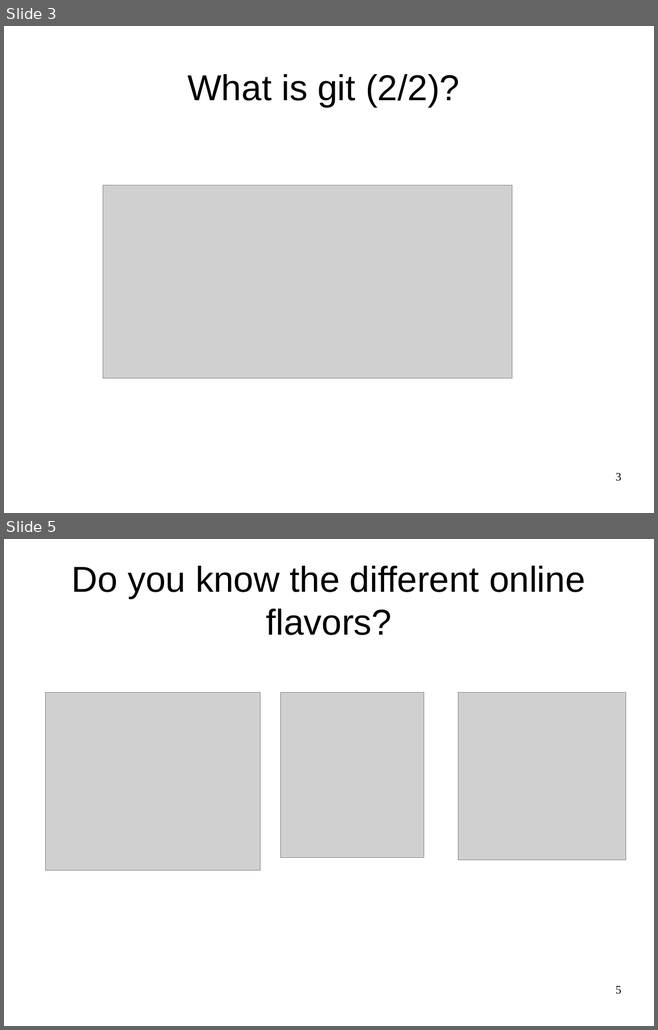
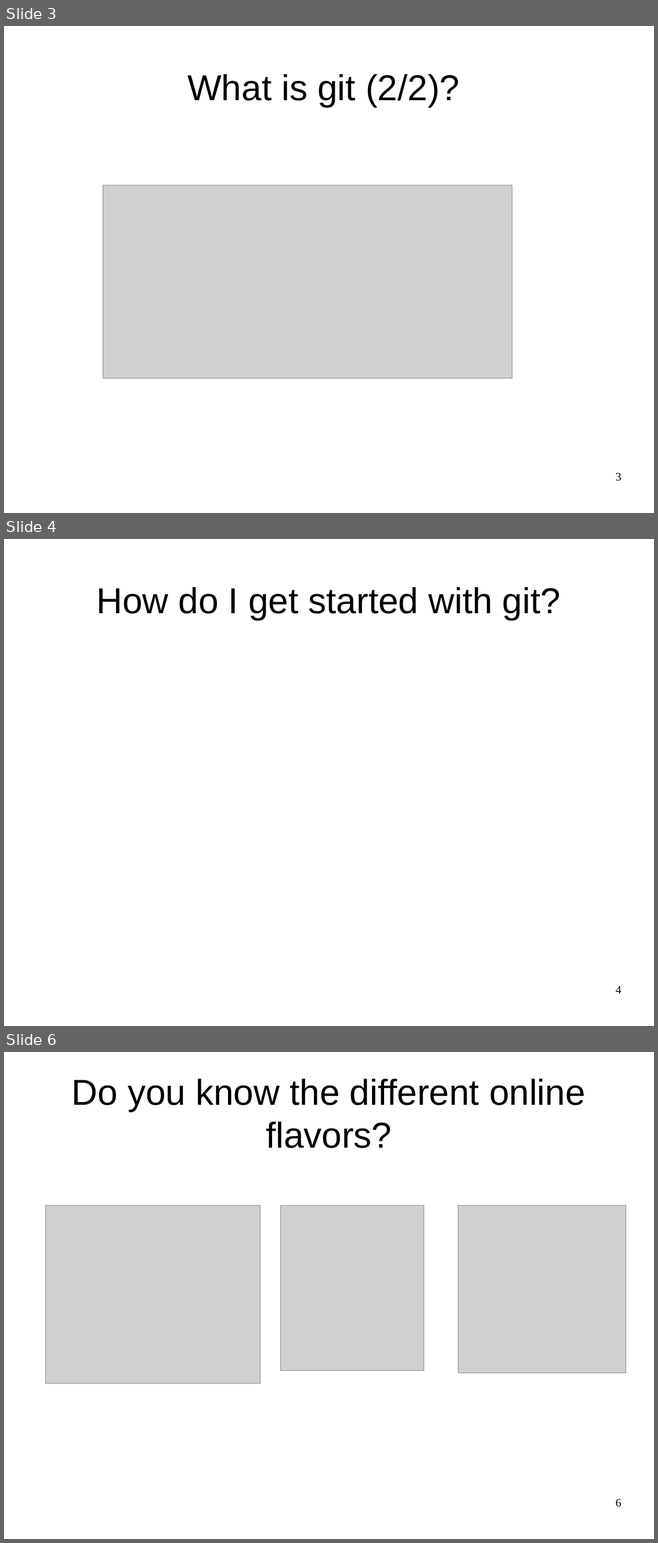
Before and after one commit to FCCVienna/FCCVienna, a slide deck: talks/2017-02-24_git_quick_and_dirty.odp. Shown one above the other, each under a label of ours: slides 3 and 5 before the commit, slides 3, 4 and 6 after it; the slides between them are not shown. The pictures are 658x1030 and 658x1543 pixels, drawn with LibreOffice and Linux fonts; fonts in the diff are those of the drawing; grey boxes stand for pictures. Boxes give left, top, right and bottom in pixels: in the first picture for what was removed or moved away, otherwise in the second. Text is boxed around its words. In the diff, an @@ line names an element or a change of style, - is before the commit and + after.

```diff
--- a/talks/2017-02-24_git_quick_and_dirty.odp
+++ b/talks/2017-02-24_git_quick_and_dirty.odp
@@ slide 4 added at (4, 539, 654, 1026), background #FFFFFF @@
@@ title added at (96, 587, 560, 620), 44 pt, text #000000 @@
+How do I get started with git?
@@ page number added at (615, 986, 621, 994), 14 pt, text #000000 @@
+4
@@ what was slide 5 is now slide 6 @@
@@ page number at (615, 1499, 621, 1507): text changed @@
-5
+6
```
Also in this commit, not shown: 4 slides changed.
